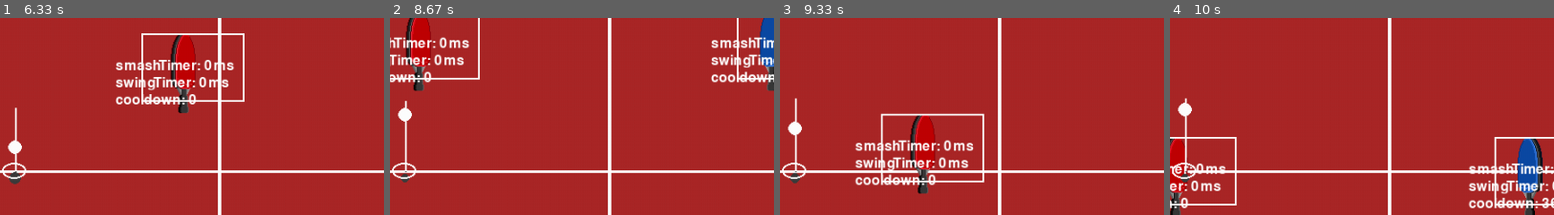
Above: before the commit, frames 1-4 (left to right).
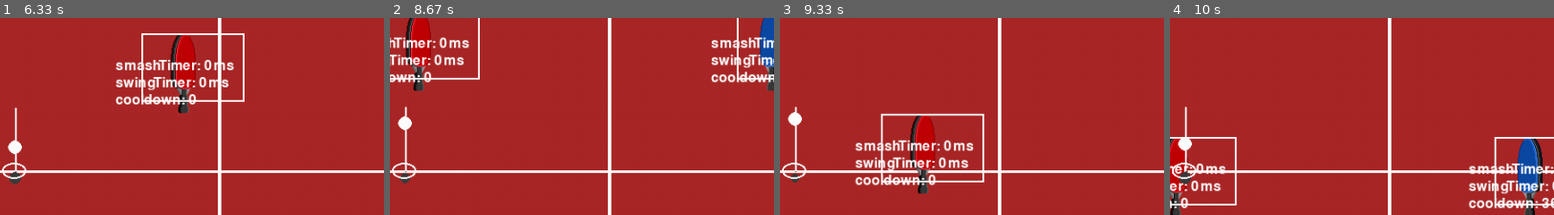
Above: after the commit, the same moments.

Repository: adhritarchak/CSI-2999-Group-C
Game: pygame game, started from game.py
Two runs of this game, one before a commit and one after it. Both use one fixed random seed, a clock stepped at 60 frames per second and the inputs below.
Inputs:
- Up to frame 1 (6.33 s): tap , at 0.33, 1.65, 3.05, 4.55, 5.95 s; hold Right 0.67-1.13 s; hold D 0.67-1.13 s; hold Up 1.17-1.47 s; hold W 1.17-1.47 s; hold Right 1.5-1.97 s; hold D 1.5-1.97 s; hold Left 2-2.53 s; hold A 2-2.53 s; hold Down 2.57-2.87 s; hold S 2.57-2.87 s; hold Left 2.9-3.3 s; hold A 2.9-3.3 s; hold Up 3.33-3.7 s; hold W 3.33-3.7 s; hold Right 3.73-4.37 s; hold D 3.73-4.37 s; hold Down 4.4-4.77 s; hold S 4.4-4.77 s; hold Left 4.8-5.27 s; hold A 4.8-5.27 s; hold Right 5.3-5.77 s; hold D 5.3-5.77 s; hold Up 5.8-6.1 s; hold W 5.8-6.1 s; hold Right from 6.13 s (still down); hold D from 6.13 s (still down)
- Up to frame 2 (8.67 s): release Right at 6.6 s; release D at 6.6 s; hold Left 6.63-7.17 s; hold A 6.63-7.17 s; hold Down 7.2-7.5 s; hold S 7.2-7.5 s; tap , at 7.35, 8.52 s; hold Left 7.53-7.93 s; hold A 7.53-7.93 s; hold Up 7.97-8.33 s; hold W 7.97-8.33 s; hold Right from 8.37 s (still down); hold D from 8.37 s (still down)
- Up to frame 3 (9.33 s): release Right at 9 s; release D at 9 s; hold Down from 9.03 s (still down); hold S from 9.03 s (still down)
- Up to frame 4 (10 s): release Down at 9.4 s; release S at 9.4 s; hold Left 9.43-9.9 s; hold A 9.43-9.9 s; hold Right from 9.93 s (still down); hold D from 9.93 s (still down)
The pictures show only the part of the screen within x 19-69%, y 10-60%; the shares and areas given below are measured in that part.

Frame 1 is identical in both runs. In frame 2, 0.4% of the frame differs, in the area x 1-6%, y 42-85%; in frame 3, 0.4%; in frame 4, 0.5%, in the area x 1-6%, y 40-85%.

Commit message:
Ball's height limit is lowered so now the ball shouldn't go flying

Diff:
--- a/ball.py
+++ b/ball.py
@@ -14,7 +14,7 @@
     draw_prediction: bool = False  # whether to draw a prediction of the ball's trajectory
     ellipse_scale: tuple[float, float] = (1.8, 1.2)  # scale of the ellipse drawn at the predicted landing position (x scale, y scale)
 
-    def __init__(self, x, y, vel_z, height, speed_x, speed_y, radius, spin, chosen_card, max_speed = 10, ):
+    def __init__(self, x, y, vel_z, height, speed_x, speed_y, radius, spin, chosen_card, max_speed = 10, max_height = 75):
         self.__position = (x, y, height)
         self.__velocity = (speed_x, speed_y, vel_z)  # Vertical speed starts at 0
         self.__bounds = (0, 600, 0, 800)  # Default bounds for the ball to move in (top, bottom, left, right)
@@ -23,6 +23,7 @@
         self.chosen_card = None
         self.max_speed = max_speed
         self.served = False
+        self.max_height = max_height
 
     def get_velocity(self):
         return self.__velocity
@@ -95,6 +96,9 @@
                 nextVel[Y],
                 -nextVel[HEIGHT] * self.bounciness
             )  # Bounce off the ground
+        if nextPos[HEIGHT] > self.max_height:  # Cap the ball's height
+            nextPos = (nextPos[X], nextPos[Y], self.max_height)
+            nextVel = (nextVel[X], nextVel[Y], min(nextVel[HEIGHT], 0))
         if nextPos[X] < self.__bounds[LEFT] + self.radius or nextPos[X] > self.__bounds[RIGHT] - self.radius:  # If the ball goes off the left or right bounds
             nextVel = (-nextVel[X], nextVel[Y], nextVel[HEIGHT])  # Bounce horizontally
         if nextPos[Y] < self.__bounds[TOP] + self.radius or nextPos[Y] > self.__bounds[BOTTOM] - self.radius:  # If the ball goes off the top or bottom bounds
--- a/config.json
+++ b/config.json
@@ -26,7 +26,7 @@
     },
     "Ball Physics": {
         "Radius": 8,
-        "Max_Height": 25,
+        "Max_Height": 75,
         "Gravity": 0.35,
         "BounceSpeedLost": 0.85,
         "Max_Speed": 10,
